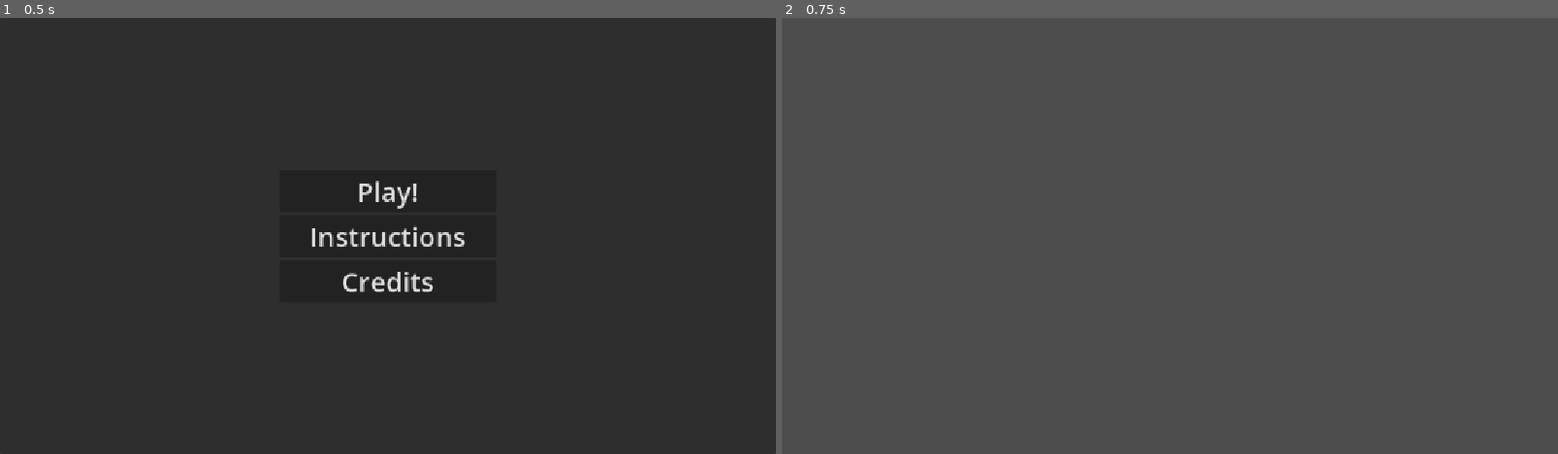
Above: before the commit, frames 1-2 (left to right).
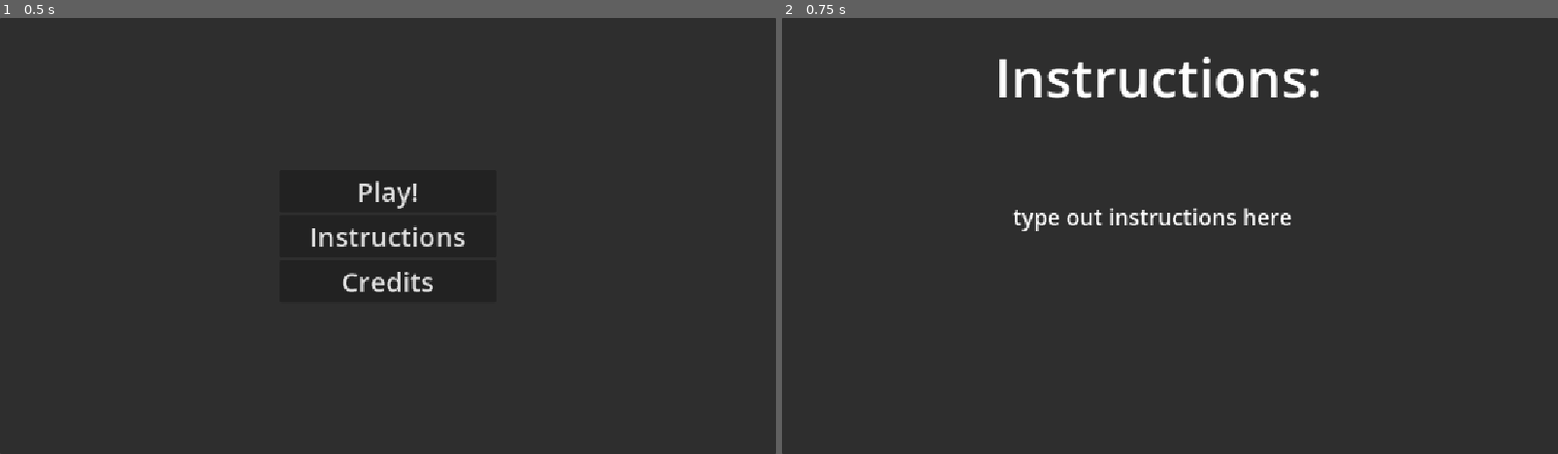
Above: after the commit, the same moments.

Repository: arislam-cs28/mamas-sustaineria
Game: Godot game, scene res://Scenes/Main/main_menu.tscn
Same seed, same stepped clock (60 frames per second), same inputs: the game is played once before the commit and once after it.
Inputs:
- Up to frame 1 (0.5 s): no input
- Up to frame 2 (0.75 s): click "Instructions" at 0.5 s

Frame 1 is identical in both runs. In frame 2, 100% of the frame differs, in the area x 0-100%, y 0-100%.

Commit message:
intro video --> ordering screen logic with placeholder

Diff:
--- /dev/null
+++ b/Scenes/Intro/intro_video.gd
@@ -0,0 +1,15 @@
+extends Node2D
+
+
+# Called when the node enters the scene tree for the first time.
+func _ready() -> void:
+	pass # Replace with function body.
+
+
+# Called every frame. 'delta' is the elapsed time since the previous frame.
+func _process(delta: float) -> void:
+	pass
+
+
+func _on_video_stream_player_finished() -> void:
+	get_tree().change_scene_to_file("res://Scenes/Main/ordering.tscn")
--- a/Scenes/Intro/intro_video.tscn
+++ b/Scenes/Intro/intro_video.tscn
@@ -1,6 +1,10 @@
 [gd_scene format=3 uid="uid://b7j6ncjtd2dn2"]
 
+[ext_resource type="Script" uid="uid://bsbyfcnlgmptc" path="res://Scenes/Intro/intro_video.gd" id="1_1u2e1"]
+[ext_resource type="VideoStream" uid="uid://ck2cqxibylxof" path="res://Scripts/Movie on 5-11-26 at 5.25 PM 2.ogv" id="2_anetg"]
+
 [node name="IntroVideo" type="Node2D" unique_id=517494704]
+script = ExtResource("1_1u2e1")
 
 [node name="Camera2D" type="Camera2D" parent="." unique_id=197667678]
 
@@ -14,3 +18,7 @@
 offset_bottom = 320.0
 grow_horizontal = 2
 grow_vertical = 2
+stream = ExtResource("2_anetg")
+autoplay = true
+
+[connection signal="finished" from="VideoStreamPlayer" to="." method="_on_video_stream_player_finished"]
--- a/Scenes/Main/Credits.tscn
+++ b/Scenes/Main/Credits.tscn
@@ -11,21 +11,23 @@
 anchor_left = 0.5
 anchor_right = 0.5
 offset_left = 410.0
-offset_top = 2.0
+offset_top = 32.0
 offset_right = 727.0
-offset_bottom = 112.0
+offset_bottom = 142.0
 grow_horizontal = 2
 theme_override_font_sizes/font_size = 80
 text = "Credits: "
 
-[node name="TextEdit" type="TextEdit" parent="." unique_id=1284340961]
-offset_left = 220.0
-offset_top = 149.0
-offset_right = 847.0
-offset_bottom = 380.0
-theme_override_font_sizes/font_size = 25
+[node name="RichTextLabel" type="RichTextLabel" parent="." unique_id=1354298784]
+offset_left = 180.0
+offset_top = 86.0
+offset_right = 921.0
+offset_bottom = 505.0
+theme_override_font_sizes/normal_font_size = 33
 text = "Poe 4
 Instructor Mr. Hanas
 Art by Maggie Chen and Amy Wang
 Coded by Mallory Brennan and Arisha Islam
 Music by Maggie Chen"
+horizontal_alignment = 1
+vertical_alignment = 1
--- a/Scenes/Main/Instructions.tscn
+++ b/Scenes/Main/Instructions.tscn
@@ -1,3 +1,29 @@
 [gd_scene format=3 uid="uid://dg0gy3iowyc5d"]
 
 [node name="Instructions" type="Node2D" unique_id=644979055]
+
+[node name="Panel" type="Panel" parent="." unique_id=116348451]
+offset_right = 1152.0
+offset_bottom = 648.0
+
+[node name="Label" type="Label" parent="." unique_id=875561319]
+anchors_preset = 5
+anchor_left = 0.5
+anchor_right = 0.5
+offset_left = 410.0
+offset_top = 32.0
+offset_right = 727.0
+offset_bottom = 142.0
+grow_horizontal = 2
+theme_override_font_sizes/font_size = 80
+text = "Instructions: "
+
+[node name="RichTextLabel" type="RichTextLabel" parent="." unique_id=776551942]
+offset_left = 180.0
+offset_top = 86.0
+offset_right = 921.0
+offset_bottom = 505.0
+theme_override_font_sizes/normal_font_size = 33
+text = "type out instructions here"
+horizontal_alignment = 1
+vertical_alignment = 1
--- /dev/null
+++ b/Scenes/Main/ordering.tscn
@@ -0,0 +1,19 @@
+[gd_scene format=3 uid="uid://bbuaiw5u0tcvv"]
+
+[node name="Ordering" type="Node2D" unique_id=123447793]
+
+[node name="Panel" type="Panel" parent="." unique_id=1029991555]
+offset_right = 1152.0
+offset_bottom = 648.0
+
+[node name="Label" type="Label" parent="." unique_id=1947241931]
+anchors_preset = 5
+anchor_left = 0.5
+anchor_right = 0.5
+offset_left = 410.0
+offset_top = 32.0
+offset_right = 727.0
+offset_bottom = 142.0
+grow_horizontal = 2
+theme_override_font_sizes/font_size = 80
+text = "order screen"
Not shown, added: Scenes/Intro/intro_video.gd.uid
Not shown, added: Scripts/Movie on 5-11-26 at 5.25 PM 2.ogv.uid
Not shown, added: Scripts/Movie on 5-11-26 at 5.25 PM 2.ogv
